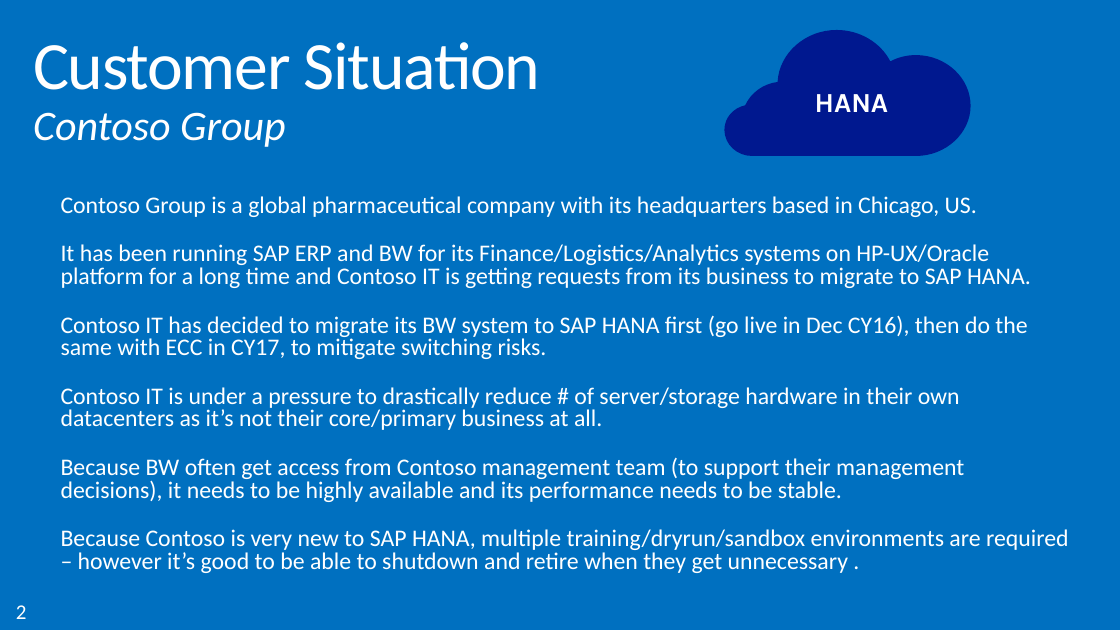
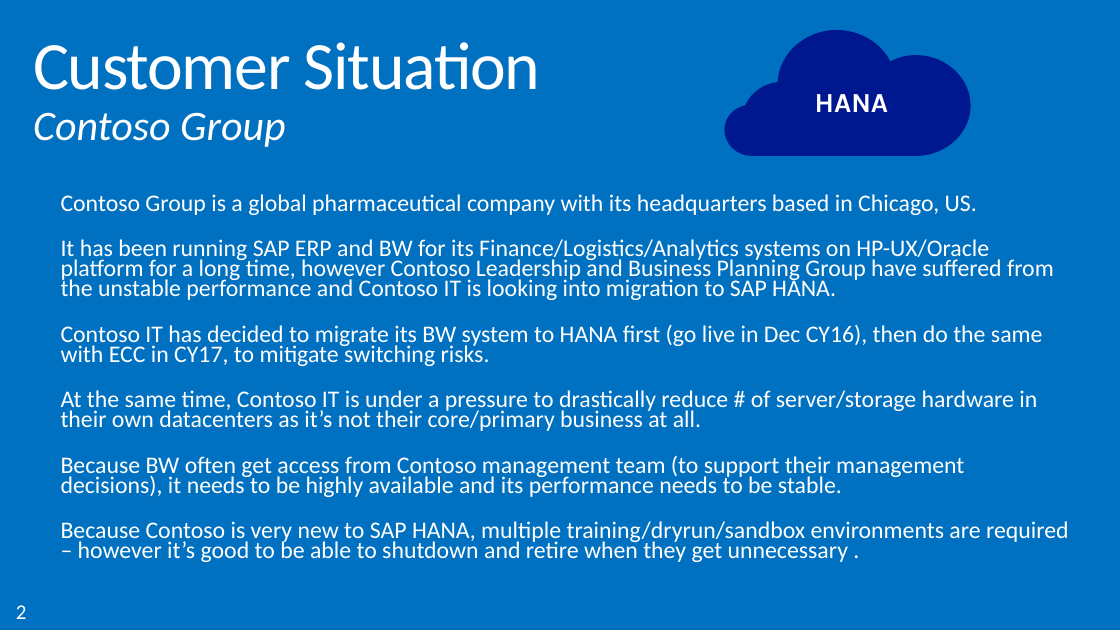
Before and after one commit to AzureCAT-GSI/SAP-on-Azure, a slide deck: slide 2 of Presentations/HANA on Azure Case Study.pptx. Drawn at 1120x630 pixels with LibreOffice and Linux fonts; fonts in the diff are those of the drawing; background and template pictures are left out. Boxes give left, top, right and bottom in pixels: in the first picture for what was removed or moved away, otherwise in the second. Text is boxed around its words. In the diff, an @@ line names an element or a change of style, - is before the commit and + after.

```diff
--- a/Presentations/HANA on Azure Case Study.pptx
+++ b/Presentations/HANA on Azure Case Study.pptx
@@ text at [61,194,1069,562]: line spacing 0.8 to 0.7 @@
@@ text at [61,239,1054,431]: text changed @@
-It has been running SAP ERP and BW for its Finance/Logistics/Analytics systems on HP-UX/Oracle platform for a long time and Contoso IT is getting requests from its business to migrate to SAP HANA.
-Contoso IT has decided to migrate its BW system to SAP HANA first (go live in Dec CY16), then do the same with ECC in CY17, to mitigate switching risks.
-Contoso IT is under a pressure to drastically reduce # of server/storage hardware in their own datacenters as it’s not their core/primary business at all.
+It has been running SAP ERP and BW for its Finance/Logistics/Analytics systems on HP-UX/Oracle platform for a long time, however Contoso Leadership and Business Planning Group have suffered from the unstable performance and Contoso IT is looking into migration to SAP HANA.
+Contoso IT has decided to migrate its BW system to HANA first (go live in Dec CY16), then do the same with ECC in CY17, to mitigate switching risks.
+At the same time, Contoso IT is under a pressure to drastically reduce # of server/storage hardware in their own datacenters as it’s not their core/primary business at all.
```
Also in this commit, not shown: 4 other slides changed, 6 slides added, 1 slide removed, 2 other files.
